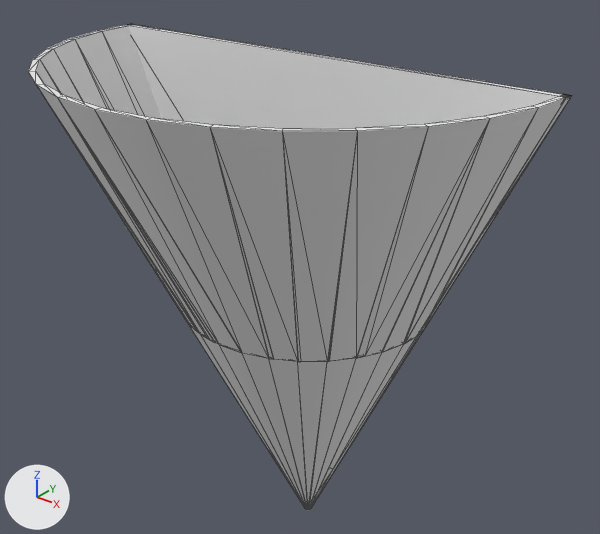
Renders of the OBJ model SweetHome3D/src/com/eteks/sweethome3d/io/resources/wallUplight.obj from each side of a commit.
Both versions are drawn from a 50 mm lens placed at (0.23, -0.294, 0.336), pointed at (0.014, -0.025, 0.168). The lights are fixed; the arrows at lower left show +X, +Y and +Z. The first picture is the older version. Mesh edges are drawn as thin lines. Where no turn or scale is listed for an object, it has been applied to the vertices. Vertices at exactly the same position are counted once.

In view in the first picture: 'wallUplight'.
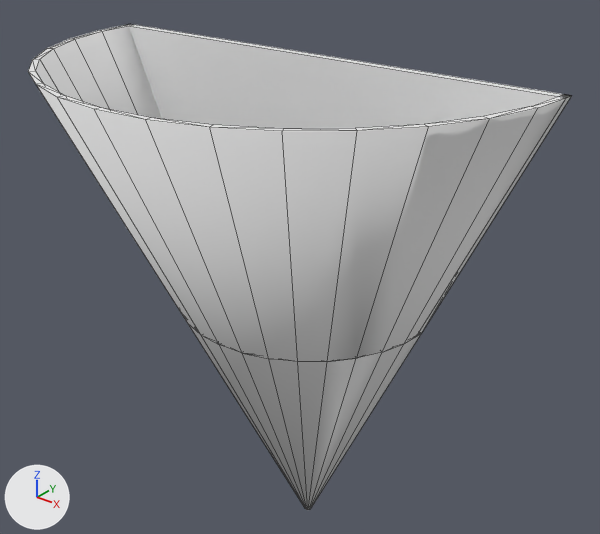
Diff of the bpy script that builds the scene:
```diff
--- a/SweetHome3D/src/com/eteks/sweethome3d/io/resources/wallUplight.obj.py
+++ b/SweetHome3D/src/com/eteks/sweethome3d/io/resources/wallUplight.obj.py
@@ me_walluplight @@
 # used by ob_walluplight; location = (0.0, 0.0, 0.0)
-me_walluplight.from_pydata(...)  # 255 vertices, 562 faces; spans x -0.12..0.12, y -0.12..0.0, z 0.0..0.26
+me_walluplight.from_pydata(...)  # 95 vertices, 154 faces; spans x -0.12..0.12, y -0.12..0.0, z 0.0..0.26
+# me_walluplight part 1: 1 vertex moved within x 0.064, y 0.0, z 0.141; 161 vertices removed from x -0.117..0.117, y -0.066..0.0, z 0.0..0.26; 2 vertices added at x -0.065..0.065, y -0.004, z 0.141
+# other edits to the shape of me_walluplight do not show in these pictures
 me_walluplight.materials.append(mat_white)
```

What differs and where, as boxes [x1, y1, x2, y2] in the pictures (600 x 534 px):
part 1 of me_walluplight, reshaped
    before: [40, 26, 568, 507]
    after: [129, 26, 571, 336]
